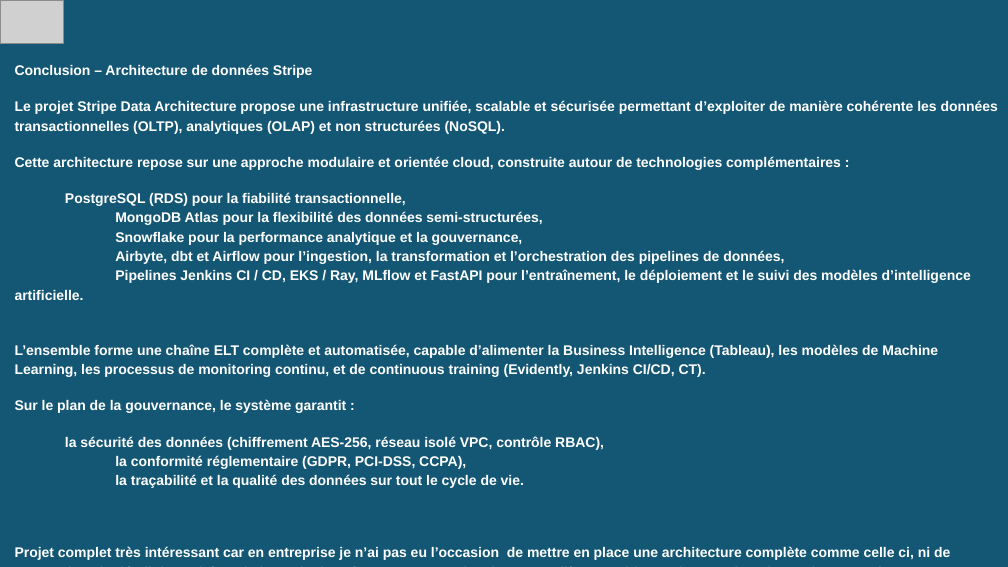
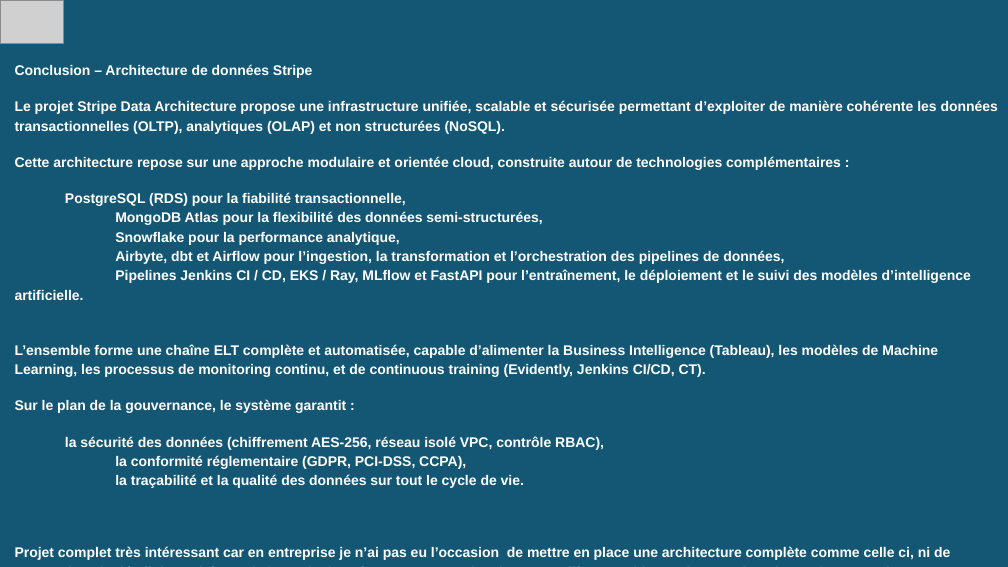
Before and after one commit to aurelienchalm/LDS_block_2_lead, a slide deck: slide 25 of LDS_Block_2_Lead.pptx. Drawn at 1008x567 pixels with LibreOffice and Linux fonts; fonts in the diff are those of the drawing; grey boxes stand for pictures. Boxes give left, top, right and bottom in pixels: in the first picture for what was removed or moved away, otherwise in the second. Text is boxed around its words. In the diff, an @@ line names an element or a change of style, - is before the commit and + after.

```diff
--- a/LDS_Block_2_Lead.pptx
+++ b/LDS_Block_2_Lead.pptx
@@ title at (x1=15, y1=192, x2=971, y2=300): text changed @@
-PostgreSQL (RDS) pour la fiabilité transactionnelle,
-MongoDB Atlas pour la flexibilité des données semi-structurées,
-Snowflake pour la performance analytique et la gouvernance,
-Airbyte, dbt et Airflow pour l’ingestion, la transformation et l’orchestration des pipelines de données,
-Pipelines Jenkins CI / CD, EKS / Ray, MLflow et FastAPI pour l’entraînement, le déploiement et le suivi des modèles d’intelligence artificielle.
+PostgreSQL (RDS) pour la fiabilité transactionnelle,
+MongoDB Atlas pour la flexibilité des données semi-structurées,
+Snowflake pour la performance analytique,
+Airbyte, dbt et Airflow pour l’ingestion, la transformation et l’orchestration des pipelines de données,
+Pipelines Jenkins CI / CD, EKS / Ray, MLflow et FastAPI pour l’entraînement, le déploiement et le suivi des modèles d’intelligence artificielle.
```
Also in this commit, not shown: 6 other slides changed, 10 other files.
